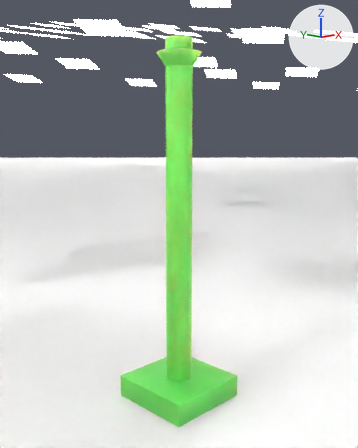
Two versions of the Blender file Models/Parts (BLEND)/2x2x4 Pole.blend, one commit apart.
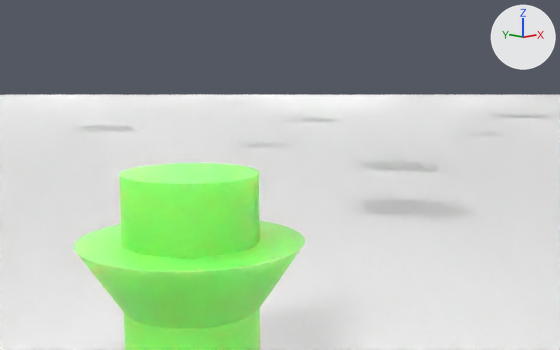
There are two pictures of each version: one from a 50 mm lens placed at (-0.0701, -0.0699, 0.0595), pointed at (0.0099, 0.0099, 0.0421), one close up from a 50 mm lens placed at (-0.0109, -0.0163, 0.088), pointed at (0.0127, 0.0072, 0.0829). Lighting does not change. The marker at upper right points along +X, +Y and +Z.

Before the edit, the objects in view are built like this:
```python
me_plane = bpy.data.meshes.new('Plane')
me_plane.from_pydata(...)  # 5128 vertices, 4619 faces; spans x 0.0..0.02, y 0.0..0.02, z 0.0..0.005
me_plane.materials.append(mat_ofh)  # green #4fb944
me_plane_060 = bpy.data.meshes.new('Plane.060')
me_plane_060.from_pydata([(-1.0, -1.0, 0.0), (1.0, -1.0, 0.0), (-1.0, 1.0, 0.0), (1.0, 1.0, 0.0)], [], [(0, 1, 3, 2)])
me_plane_060.materials.append(mat_material_002)  # light grey #c2c2c2
ob_plane_013 = bpy.data.objects.new('Plane.013', me_plane_060)
ob_plane_013.location = (0.0, 0.0, 0.0)
ob_plane_013.rotation_euler = (0.0, 0.0, 0.785)  # degrees (0, 0, 45)
ob_plane_013.scale = (2.92, 2.92, 2.92)
ob_the_plate_builder_tm = bpy.data.objects.new('The Plate Builder TM', me_plane)
ob_the_plate_builder_tm.location = (0.0, 0.0, 0.0)
_m = ob_the_plate_builder_tm.modifiers.new('Boolean', 'BOOLEAN')
_m.object = ob_stud
_m.operation = 'UNION'
```
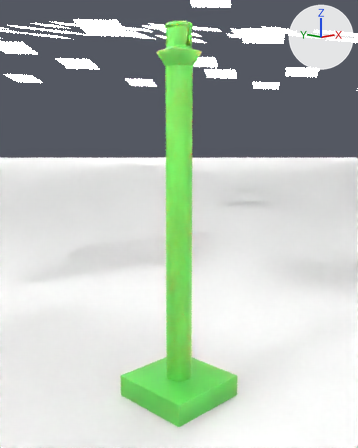
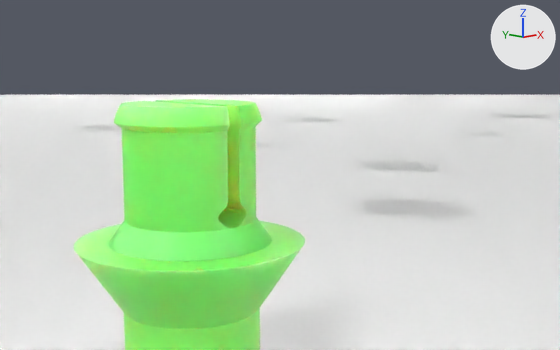
Edits to the bpy script that builds the scene:
```text
Change me_circle:
    used by ob_stud; location = (0.01, 0.01, 0.005); scale = (0.003, 0.003, 0.003)
    remove me_circle.from_pydata(...)  # 640 vertices, 514 faces; spans x -1.7..1.7, y -1.7..1.7, z 0.0..26.0
    add me_circle.from_pydata(...)  # 512 vertices, 386 faces; spans x -1.7..1.7, y -1.7..1.7, z 0.0..25.0
    me_circle part 1
    128 vertices are removed from x -1.0..1.0, y -1.0..1.0, z 26.0
    129 faces are deleted
    1 new face joins them
Add me_circle_001:
    me_circle_001.from_pydata(...)  # 1868 vertices, 1653 faces; spans x -1.19..1.19, y -1.19..1.19, z 0.0..2.0
    me_circle_001.polygons.foreach_set('use_smooth', [True] * 1653)
Change ob_the_plate_builder_tm:
    add _m = ob_the_plate_builder_tm.modifiers.new('Boolean.001', 'BOOLEAN')
    add _m.object = ob_stud_001
    add _m.operation = 'UNION'
Add ob_stud_001:
    ob_stud_001 = bpy.data.objects.new('Stud.001', me_circle_001)
    ob_stud_001.location = (0.01, 0.01, 0.08)
    ob_stud_001.scale = (0.003, 0.003, 0.003)
    ob_stud_001.hide_render = True
```

Location of each change, (x1, y1, x2, y2) in pixels of the close-ups (560 x 350 px):
'The Plate Builder TM', reshaped, modifiers changed: before (74, 163, 305, 350); after (74, 99, 305, 350)
part 1 of me_circle, cut back (green): before (119, 163, 260, 258)
